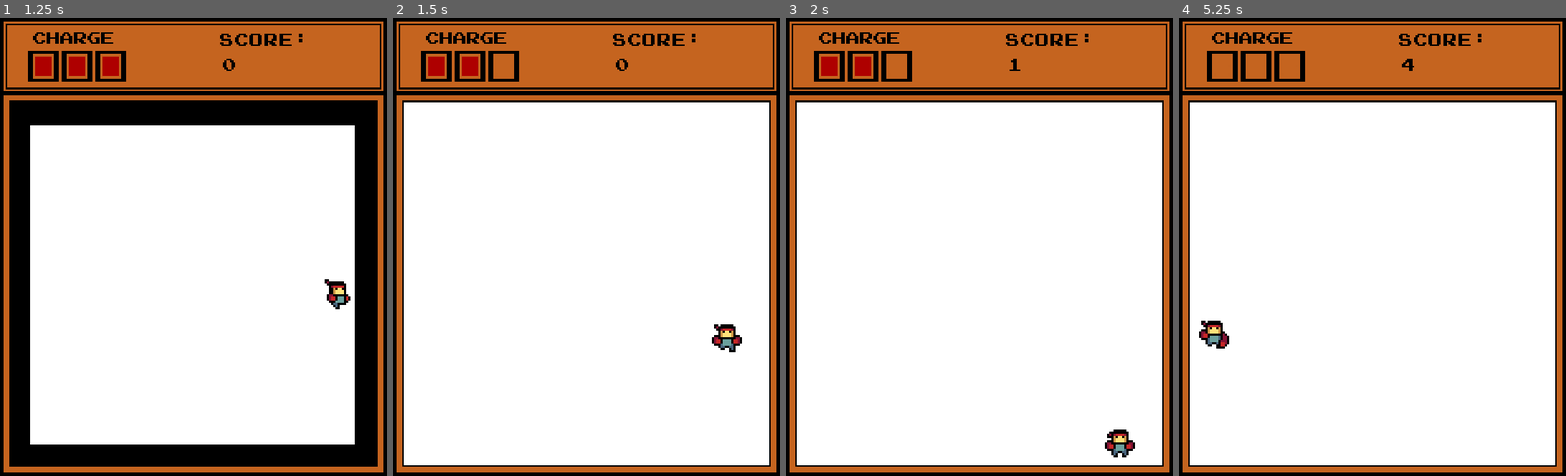
Above: before the commit, frames 1-4 (left to right).
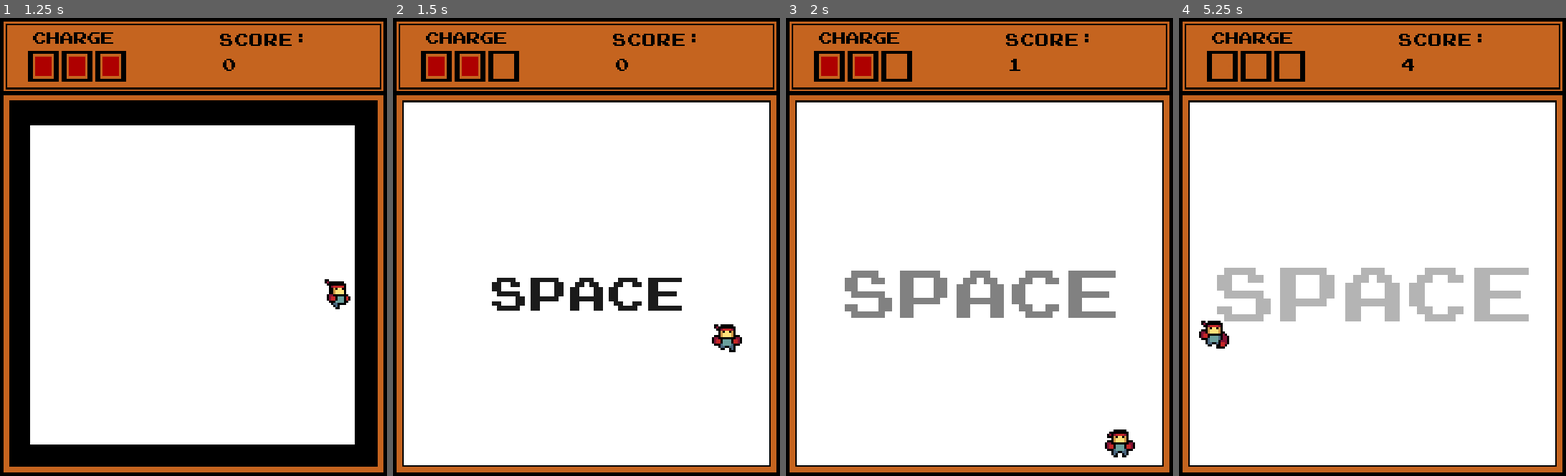
Above: after the commit, the same moments.

Repository: Compsciler/Unsquished
Game: Godot game, scene res://title_scene.tscn
Two runs of this game, one before a commit and one after it. Both use one fixed random seed, a clock stepped at 60 frames per second and the inputs below. The engine's default icon, where the game draws it, is replaced by a stand-in: a white triangle on a blue panel in a dark square.
Inputs:
- Up to frame 1 (1.25 s): tap Enter at 0.5 s; hold D (right) from 0.53 s (still down); tap J (hit) at 0.6 s
- Up to frame 2 (1.5 s): release D (right) at 1.28 s; hold S (down) from 1.28 s (still down); tap Space (super) at 1.35 s
- Up to frame 3 (2 s): keep holding S (down)
- Up to frame 4 (5.25 s): release S (down) at 2.03 s; hold D (right) 2.03-2.78 s; tap J (hit) at 2.1, 3.6, 5.1 s; hold W (up) 2.78-3.53 s; tap Space (super) at 2.85, 4.35 s; hold A (left) 3.53-5.03 s; hold S (down) from 5.03 s (still down)

Frame 1 is identical in both runs. In frame 2, 1.7% of the frame differs, in the area x 25-75%, y 56-64%; in frame 3, 3.4%; in frame 4, 4.5%, in the area x 9-91%, y 54-67%.

Commit message:
add space effect

Diff:
--- a/end_scene.gd
+++ b/end_scene.gd
@@ -7,4 +7,5 @@
 
 func _unhandled_key_input(event):
 	if event.is_pressed():
+		GameManager.score = 0
 		get_tree().change_scene_to_file("res://node_2d.tscn")
--- a/ui.gd
+++ b/ui.gd
@@ -1,6 +1,8 @@
 extends CanvasLayer
 
 @onready var charges = $TextureRect/HBoxContainer.get_children()
+
+@onready var space_label = $Label
 
 var filled_texture = preload("res://Art/charge.png")
 var depleted_texture = preload("res://Art/charge_depleted.png")
@@ -15,3 +17,12 @@
 		charges[i].texture = filled_texture
 	for i in range(charge, len(charges)):
 		charges[i].texture = depleted_texture
+	space_label.show()
+	space_label.scale = Vector2(1.165, 1.165)
+	space_label.modulate = Color(1.0,1.0,1.0,1.0)
+	var tween = get_tree().create_tween()
+	tween.set_parallel(true)
+	tween.tween_property(space_label, "scale", Vector2(2.3, 2.3), 1)
+	tween.tween_property(space_label, "modulate", Color(1.0, 1.0, 1.0, 0.2), 1)
+	tween.set_parallel(false)
+	tween.tween_callback(func(): space_label.hide())
--- a/ui.tscn
+++ b/ui.tscn
@@ -78,4 +78,20 @@
 [node name="Timer" type="Timer" parent="."]
 autostart = true
 
+[node name="Label" type="Label" parent="."]
+visible = false
+texture_filter = 1
+offset_left = 167.5
+offset_top = 352.5
+offset_right = 372.5
+offset_bottom = 415.5
+grow_horizontal = 2
+grow_vertical = 2
+scale = Vector2(1.165, 1.165)
+pivot_offset = Vector2(102.785, 31.37)
+theme_override_colors/font_color = Color(0, 0, 0, 1)
+theme_override_fonts/font = ExtResource("2_sqlv1")
+theme_override_font_sizes/font_size = 50
+text = "SPACE"
+
 [connection signal="timeout" from="Timer" to="." method="_on_timer_timeout"]
